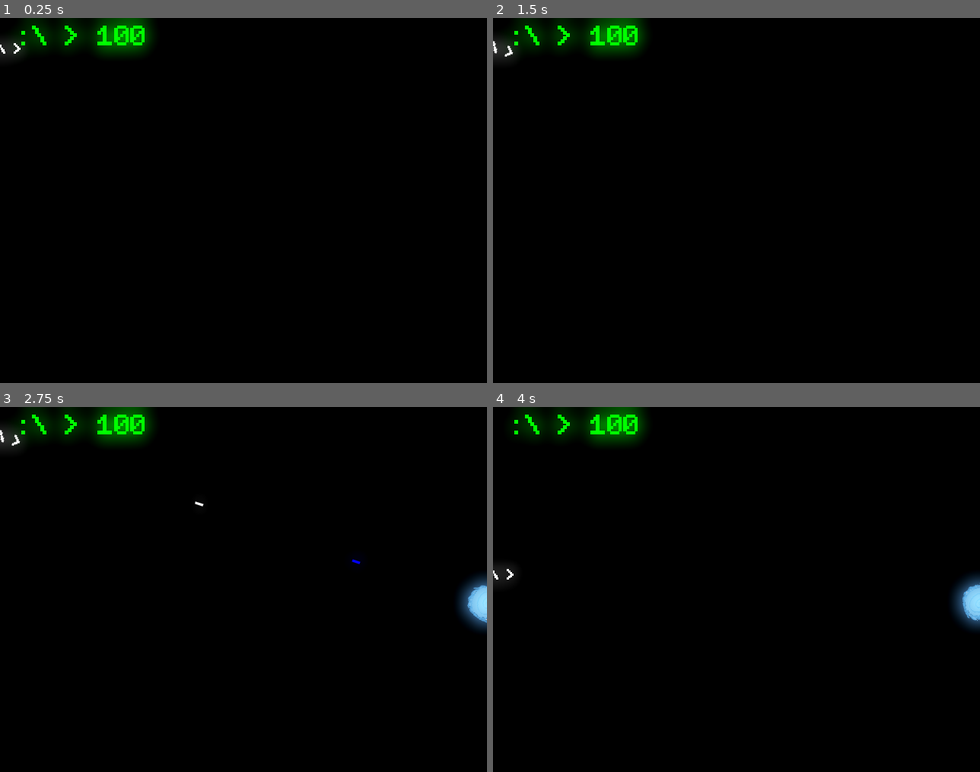
Above: before the commit, frames 1-4 (two rows, left to right).
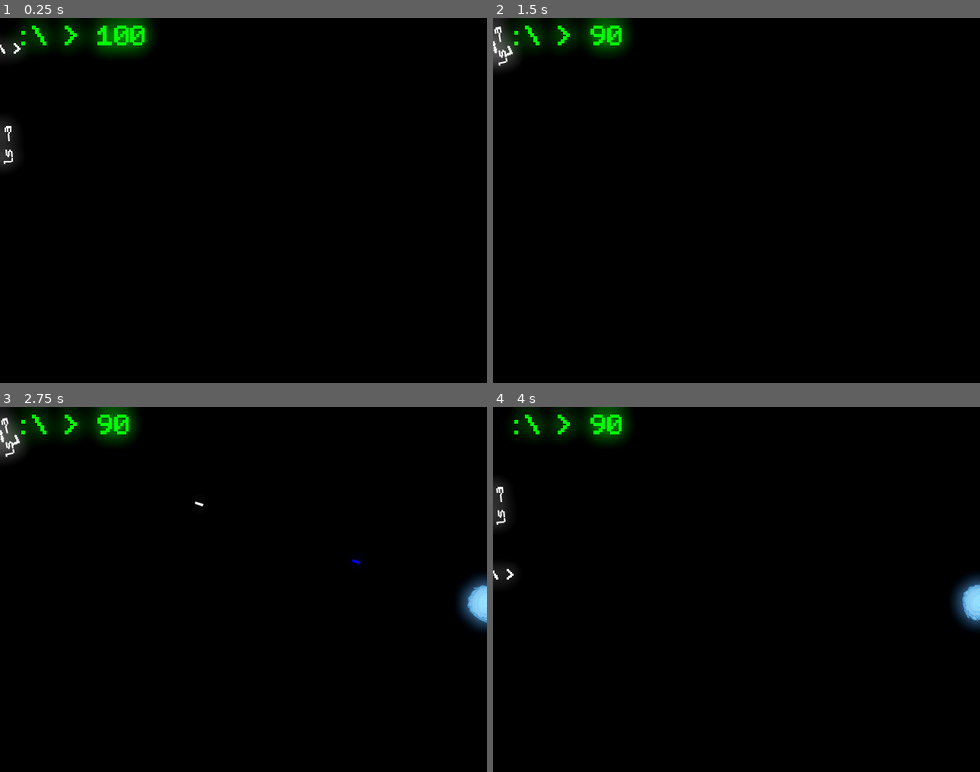
Above: after the commit, the same moments.

Repository: ThePangel/Bashr
Game: Godot game, scene res://Terminaltscn.tscn
Same seed, same stepped clock (60 frames per second), same inputs: the game is played once before the commit and once after it.
Inputs:
- Up to frame 1 (0.25 s): no input
- Up to frame 2 (1.5 s): tap Enter at 0.5 s; hold Up (ui_up) from 0.53 s (still down); tap A (A) at 0.6 s; tap D (D) at 0.8, 1.35 s
- Up to frame 3 (2.75 s): tap S (S) at 1.55, 2.1 s; release Up (ui_up) at 2.03 s; hold Left (ui_left) from 2.03 s (still down); tap Space (spacebar) at 2.3 s
- Up to frame 4 (4 s): tap Space (spacebar) at 2.85 s; tap A (A) at 3.05, 3.6 s; release Left (ui_left) at 3.53 s; hold Down (ui_down) from 3.53 s (still down); tap D (D) at 3.8 s

The runs differ from the first frame. In frame 1, 0.3% of the frame differs, in the area x 0-4%, y 28-42%; in frame 2, 1.0%, in the area x 0-32%, y 0-14%; in frame 3, 0.9%; in frame 4, 0.9%.

Commit message:
First enemy + random portal stuff

Diff:
--- /dev/null
+++ b/BattleScreen.gd
@@ -0,0 +1,22 @@
+extends Node2D
+const lsEnemy = preload("res://lsEnemy.tscn")
+const player = preload("res://player.tscn")
+
+func _ready() -> void:
+	var player = player.instantiate()
+	get_tree().get_current_scene().add_child(player)
+
+	for n in range(10):
+		var ls = lsEnemy.instantiate()
+		get_tree().get_current_scene().add_child(ls)
+		match randi_range(0, 3):
+			0:
+				ls.global_position = Vector2(randi_range(0, 640), 10)
+			1:
+				ls.global_position = Vector2(-10, randi_range(0, 480))
+			2:
+				ls.global_position = Vector2(randi_range(0, 640), -10)
+			3:
+				ls.global_position = Vector2(10, randi_range(0, 480))
+
+		await get_tree().create_timer(5).timeout
--- a/Global.gd
+++ b/Global.gd
@@ -1,10 +1,19 @@
 extends Node
 
-var health: int = 100
+var hasTeleported = null
 
 var portals = {
 	"bluePortal": null,
 	"orangePortal": null,
 }
 
-var hasTeleported
+var _health: int = 100
+signal health_changed
+
+func set_health(value: int) -> void:
+	_health = value
+	emit_signal("health_changed")
+
+var health: int:
+	get: return _health
+	set(value): set_health(value)
--- a/Terminaltscn.tscn
+++ b/Terminaltscn.tscn
@@ -1,8 +1,8 @@
 [gd_scene load_steps=5 format=3 uid="uid://d2g3jkbwe0b7e"]
 
 [ext_resource type="FontFile" uid="uid://brcq3iqboltui" path="res://Fonts/PixelCode-Bold.ttf" id="1_707jk"]
+[ext_resource type="Script" uid="uid://c4xi1ptfrmi8k" path="res://BattleScreen.gd" id="1_xi0th"]
 [ext_resource type="Script" uid="uid://camcj0qxhps2y" path="res://health.gd" id="2_707jk"]
-[ext_resource type="PackedScene" uid="uid://64e72wbk2jhw" path="res://player.tscn" id="3_oc585"]
 
 [sub_resource type="Environment" id="Environment_xi0th"]
 background_mode = 3
@@ -11,6 +11,7 @@
 glow_bloom = 1.0
 
 [node name="Node2D" type="Node2D"]
+script = ExtResource("1_xi0th")
 
 [node name="ColorRect" type="ColorRect" parent="."]
 offset_right = 692.0
@@ -28,5 +29,3 @@
 
 [node name="WorldEnvironment" type="WorldEnvironment" parent="."]
 environment = SubResource("Environment_xi0th")
-
-[node name="Player" parent="." instance=ExtResource("3_oc585")]
--- a/bluePortal.gd
+++ b/bluePortal.gd
@@ -6,13 +6,11 @@
 
 func _on_body_entered(body) -> void:
 	if Global.portals["orangePortal"] != null and Global.hasTeleported != body:
-		var vel = body.velocity
 		body.global_position = Global.portals["orangePortal"].global_position
 		Global.hasTeleported = body
-		body.velocity = -vel
+		body.rotation_degrees = rad_to_deg(get_portal_normal(Global.portals["orangePortal"].global_position).angle())
 
-func _on_body_exited(body) -> void:
-	body.rotate(deg_to_rad(180))
+func _on_body_exited(_body) -> void:
 	Global.hasTeleported = null
 
 
--- a/health.gd
+++ b/health.gd
@@ -2,6 +2,7 @@
 
 func _ready() -> void:
 	update_health_display()
+	Global.connect("health_changed", Callable(self, "update_health_display"))
 
 func update_health_display() -> void:
 	var hp = Global.health
--- /dev/null
+++ b/lsEnemy.gd
@@ -0,0 +1,21 @@
+extends Area2D
+
+
+func _on_body_entered(_body: Node2D) -> void:
+    Global.health -= 10
+    emit_signal("health_changed", Global.health)
+
+func _physics_process(delta: float) -> void:
+    var player = get_parent().get_node("Player")
+    var direction = (player.global_position - global_position).normalized()
+    look_at(player.global_position.normalized())
+    global_position += direction * delta * 200
+
+
+
+
+
+func _on_area_entered(area: Area2D) -> void:
+    if area.is_in_group("bullets"):
+        area.queue_free()
+        queue_free()
--- /dev/null
+++ b/lsEnemy.tscn
@@ -0,0 +1,27 @@
+[gd_scene load_steps=4 format=3 uid="uid://dks024wef1vyd"]
+
+[ext_resource type="Script" uid="uid://bhkp6yqc32j2a" path="res://lsEnemy.gd" id="1_58jt5"]
+[ext_resource type="FontFile" uid="uid://brcq3iqboltui" path="res://Fonts/PixelCode-Bold.ttf" id="2_6xaty"]
+
+[sub_resource type="RectangleShape2D" id="RectangleShape2D_3lilt"]
+size = Vector2(53, 15)
+
+[node name="Area2D" type="Area2D"]
+script = ExtResource("1_58jt5")
+
+[node name="Label" type="Label" parent="."]
+offset_left = -26.0
+offset_top = -11.0
+offset_right = 27.0
+offset_bottom = 12.0
+pivot_offset = Vector2(26, 11)
+theme_override_fonts/font = ExtResource("2_6xaty")
+theme_override_font_sizes/font_size = 16
+text = "ls -a"
+
+[node name="CollisionShape2D" type="CollisionShape2D" parent="."]
+shape = SubResource("RectangleShape2D_3lilt")
+
+[connection signal="area_entered" from="." to="." method="_on_area_entered"]
+[connection signal="area_shape_entered" from="." to="." method="_on_area_shape_entered"]
+[connection signal="body_entered" from="." to="." method="_on_body_entered"]
--- a/orangePortal.gd
+++ b/orangePortal.gd
@@ -8,9 +8,9 @@
 	if Global.portals["bluePortal"] != null and Global.hasTeleported != body:
 		body.global_position = Global.portals["bluePortal"].global_position
 		Global.hasTeleported = body
+		body.rotation_degrees = rad_to_deg(get_portal_normal(Global.portals["bluePortal"].global_position).angle())
 
 func _on_body_exited(body) -> void:
-	body.rotate(deg_to_rad(180))
 	Global.hasTeleported = null
 
 
--- /dev/null
+++ b/player.gd
@@ -0,0 +1 @@
+extends Node2D
--- a/player.tscn
+++ b/player.tscn
@@ -6,16 +6,14 @@
 [sub_resource type="RectangleShape2D" id="RectangleShape2D_hqtel"]
 size = Vector2(40, 16)
 
-[node name="Player" type="Node2D"]
-
-[node name="CharacterBody2D" type="CharacterBody2D" parent="."]
+[node name="Player" type="CharacterBody2D"]
 motion_mode = 1
 script = ExtResource("1_onrkg")
 
-[node name="CollisionShape2D" type="CollisionShape2D" parent="CharacterBody2D"]
+[node name="CollisionShape2D" type="CollisionShape2D" parent="."]
 shape = SubResource("RectangleShape2D_hqtel")
 
-[node name="Label" type="Label" parent="CharacterBody2D"]
+[node name="Label" type="Label" parent="."]
 offset_left = -22.0
 offset_top = -11.5
 offset_right = 20.0
@@ -29,5 +27,5 @@
 vertical_alignment = 1
 metadata/_edit_use_anchors_ = true
 
-[node name="Marker2D" type="Marker2D" parent="CharacterBody2D"]
+[node name="Marker2D" type="Marker2D" parent="."]
 position = Vector2(19, 0)
--- a/playerBullet.tscn
+++ b/playerBullet.tscn
@@ -6,7 +6,7 @@
 [sub_resource type="RectangleShape2D" id="RectangleShape2D_1fcxy"]
 size = Vector2(12, 4.3125)
 
-[node name="Area2D" type="Area2D"]
+[node name="bullet" type="Area2D"]
 position = Vector2(1, 1)
 script = ExtResource("1_v2kbn")
 
--- a/prompt.gd
+++ b/prompt.gd
@@ -34,6 +34,7 @@
 	bullet.global_position = $Marker2D.global_position
 	bullet.rotation = $Marker2D.global_rotation
 	get_tree().get_current_scene().add_child(bullet)
+	bullet.add_to_group("bullets")
 
 func portal(portalVal):
 	var portal = portalScene.instantiate()
Not shown, added: BattleScreen.gd.uid
Not shown, added: lsEnemy.gd.uid
Not shown, added: player.gd.uid
Not shown: 1 places in player.tscn that only renumber resources
